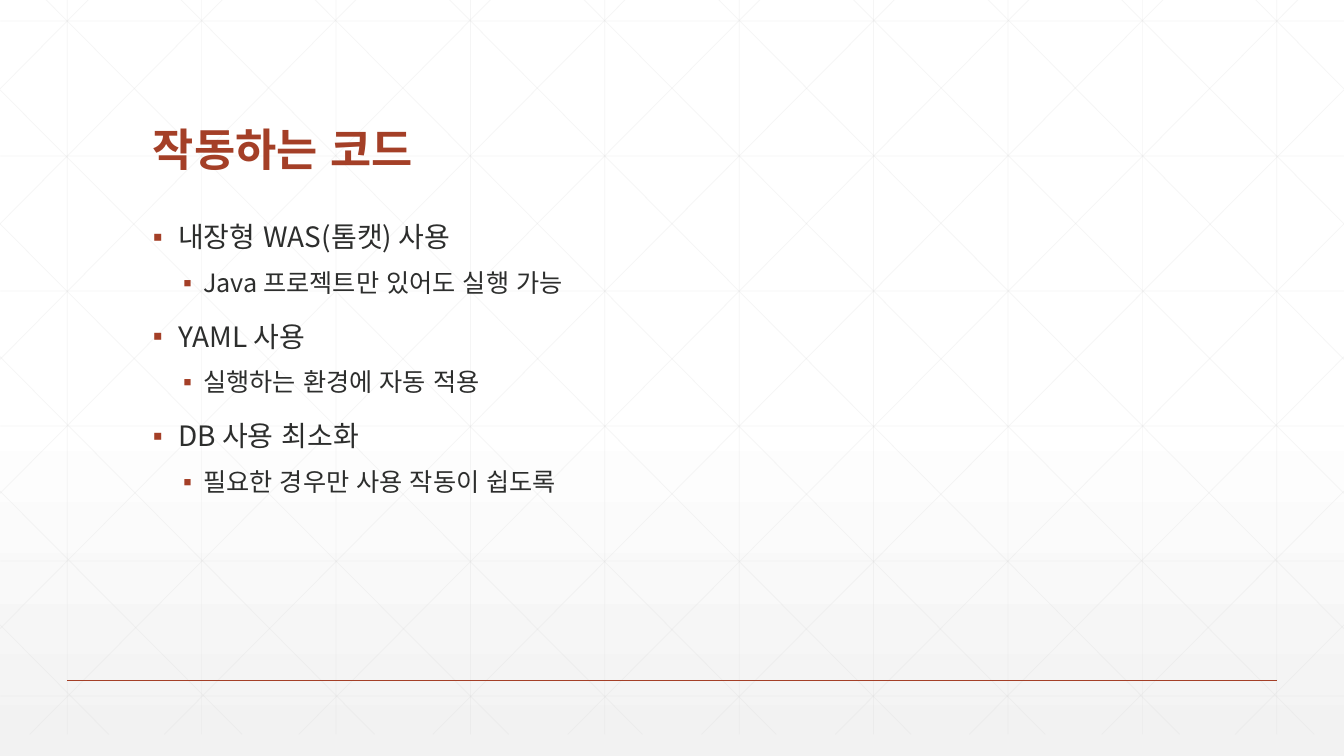
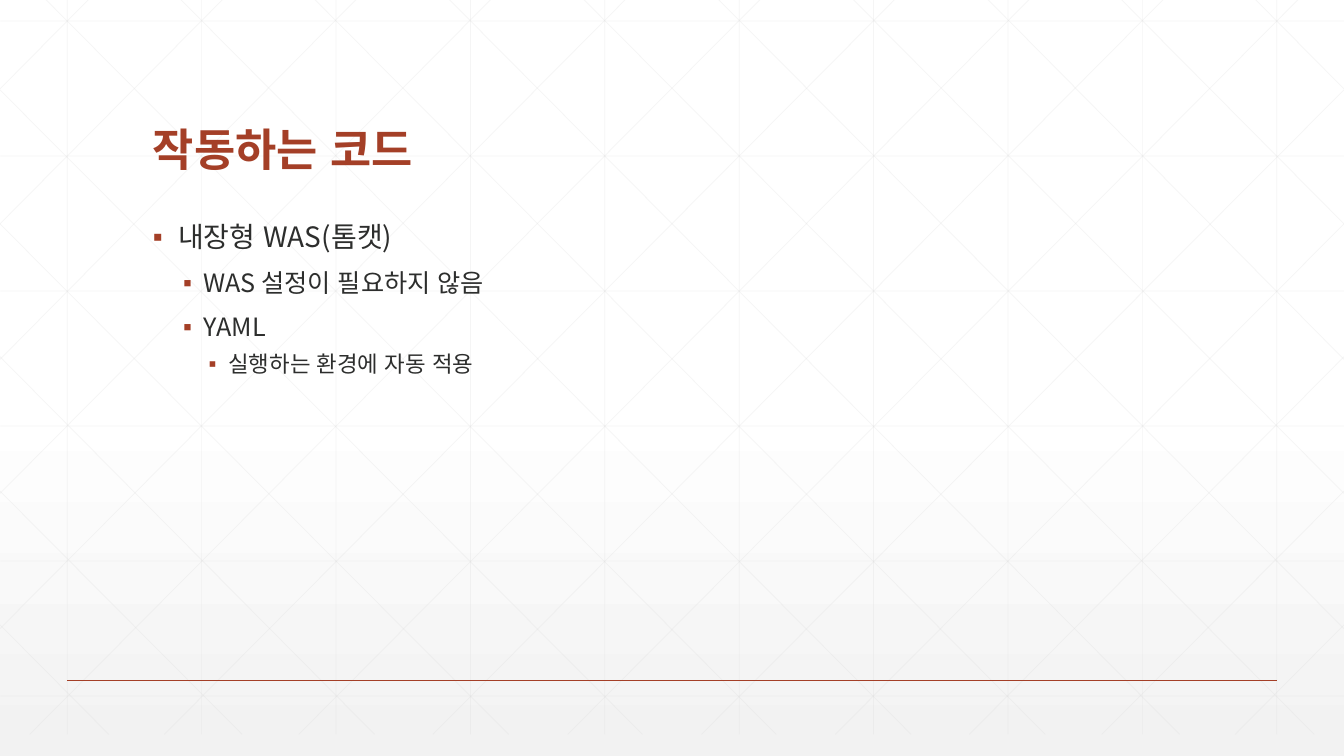
Before and after one commit to zeroshift01/code5, a slide deck: slide 3 of inflearn01/doc/교재_개정내용.pptx. Drawn at 1344x756 pixels with LibreOffice and Linux fonts; fonts in the diff are those of the drawing. Boxes give left, top, right and bottom in pixels: in the first picture for what was removed or moved away, otherwise in the second. Text is boxed around its words. In the diff, an @@ line names an element or a change of style, - is before the commit and + after.

```diff
--- a/inflearn01/doc/교재_개정내용.pptx
+++ b/inflearn01/doc/교재_개정내용.pptx
@@ text at bbox=[178, 223, 484, 336]: text changed; size 20 to 18 pt @@
-▪ 내장형 WAS(톰캣) 사용
-  ▪ Java 프로젝트만 있어도 실행 가능
-▪ YAML 사용
+▪ 내장형 WAS(톰캣)
+  ▪ WAS 설정이 필요하지 않음
+  ▪ YAML
@@ text at bbox=[228, 353, 473, 374]: size 18 to 16 pt in "실행하는 환경에 자동 적용"; list level 2 to 3 in "실행하는 환경에 자동 적용" @@
@@ text at bbox=[178, 423, 556, 493]: paragraphs removed @@
-▪ DB 사용 최소화
-  ▪ 필요한 경우만 사용 작동이 쉽도록
```
Also in this commit, not shown: 6 other slides changed, 7 slides added.
